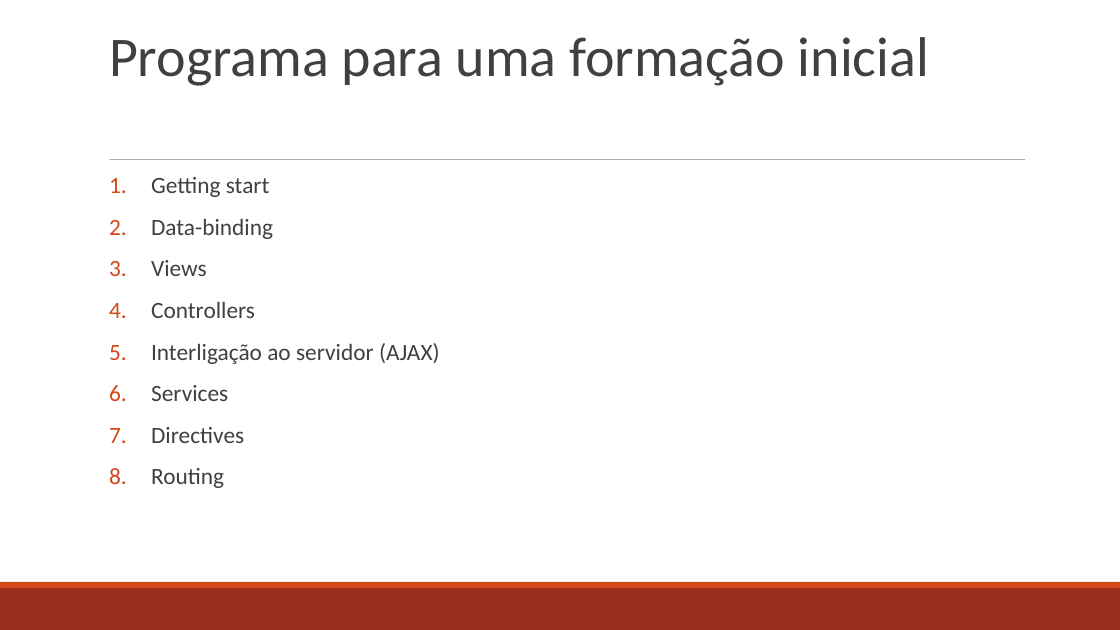
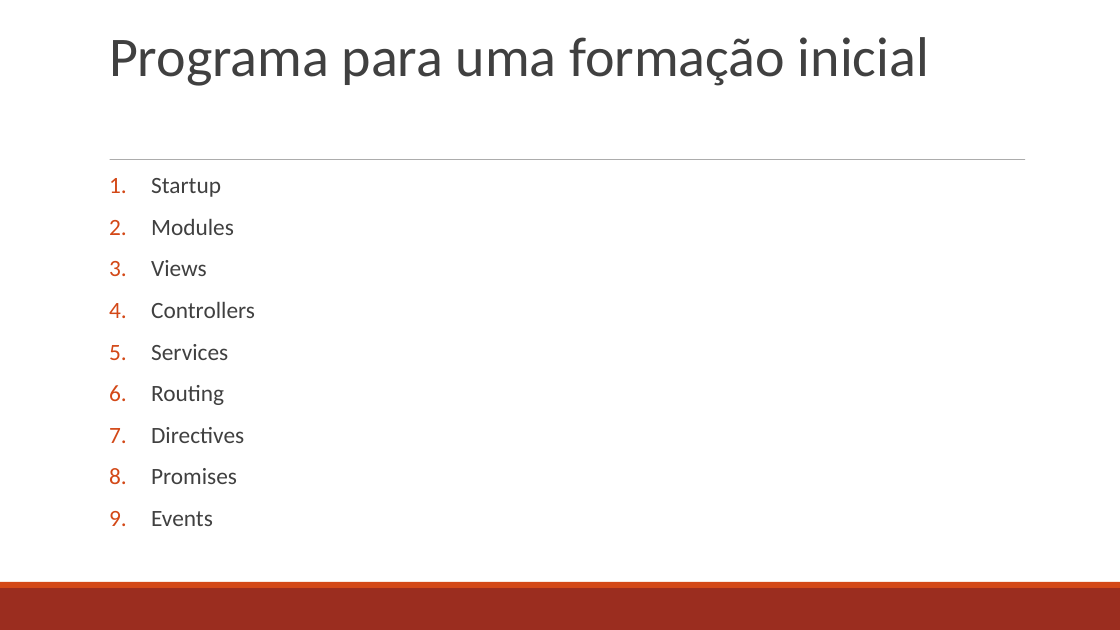
Before and after one commit to jvverde/demo-angular, a slide deck: slide 7 of docs/AngularJS.odp. Drawn at 1120x630 pixels with LibreOffice and Linux fonts; fonts in the diff are those of the drawing. Boxes give left, top, right and bottom in pixels: in the first picture for what was removed or moved away, otherwise in the second. Text is boxed around its words. In the diff, an @@ line names an element or a change of style, - is before the commit and + after.

Commit message:
programa

```diff
--- a/docs/AngularJS.odp
+++ b/docs/AngularJS.odp
@@ text at box(151, 178, 234, 235): text changed @@
-1. Getting start
-2. Data-binding
+1. Startup
+2. Modules
@@ text at box(151, 343, 440, 364): paragraph removed @@
-5. Interligação ao servidor (AJAX)
@@ text at box(151, 385, 224, 405): paragraph added @@
+6. Routing
@@ text at box(151, 468, 237, 526): text changed @@
-8. Routing
+8. Promises
+9. Events
```
Also in this commit, not shown: 4 other slides changed, 6 slides added, 1 other file.
